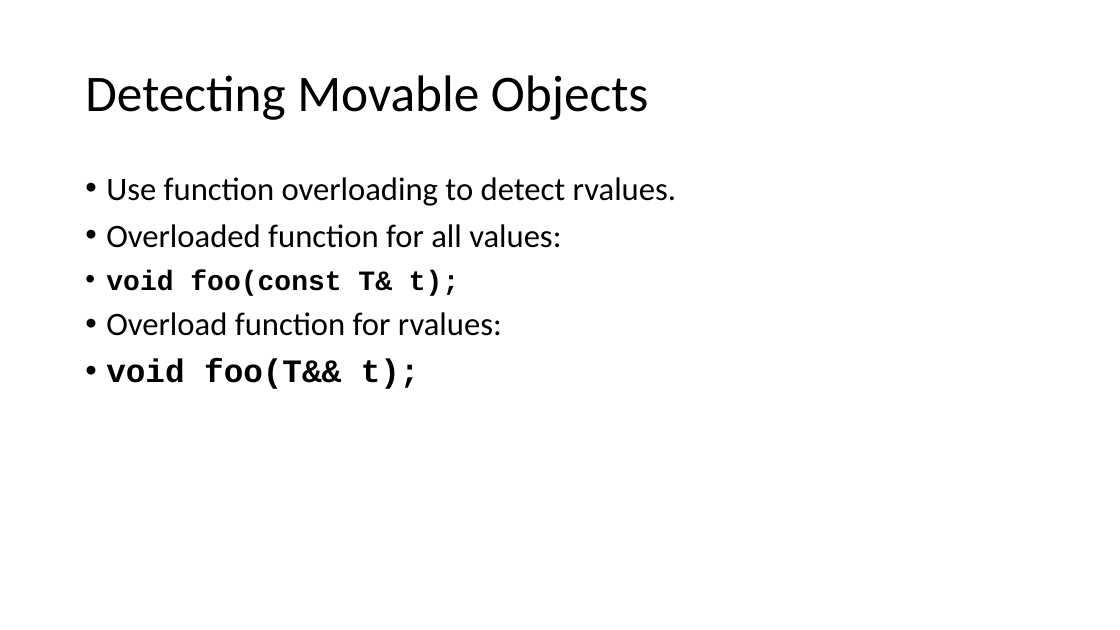
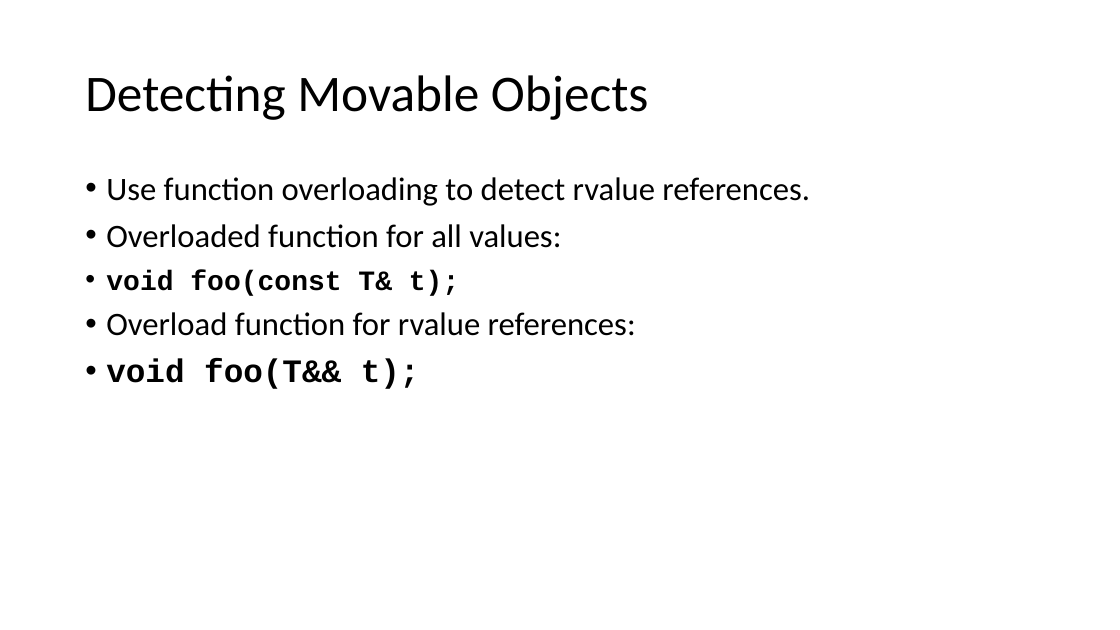
Before and after one commit to lissom/NYCCPP_MOVESEMANTICS, a slide deck: slide 15 of Cpp11-Move semantics.pptx. Drawn at 1120x630 pixels with LibreOffice and Linux fonts; fonts in the diff are those of the drawing. Boxes give left, top, right and bottom in pixels: in the first picture for what was removed or moved away, otherwise in the second. Text is boxed around its words. In the diff, an @@ line names an element or a change of style, - is before the commit and + after.

Commit message:
Typo

```diff
--- a/Cpp11-Move semantics.pptx
+++ b/Cpp11-Move semantics.pptx
@@ text at (106, 177, 810, 206): text changed @@
-• Use function overloading to detect rvalues.
+• Use function overloading to detect rvalue references.
@@ text at (106, 312, 636, 336): text changed @@
-• Overload function for rvalues:
+• Overload function for rvalue references:
```
Also in this commit, not shown: 1 other slide changed.
